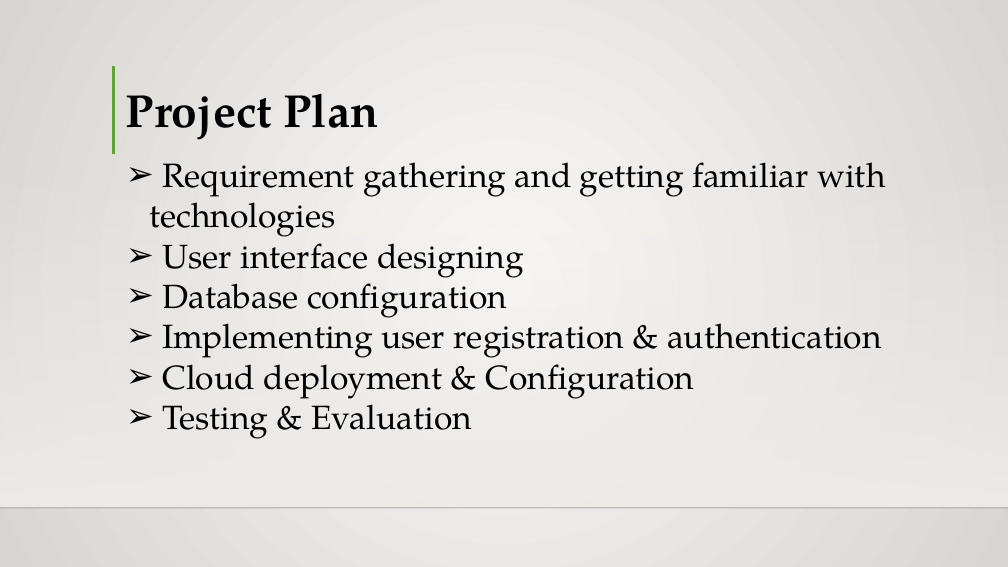
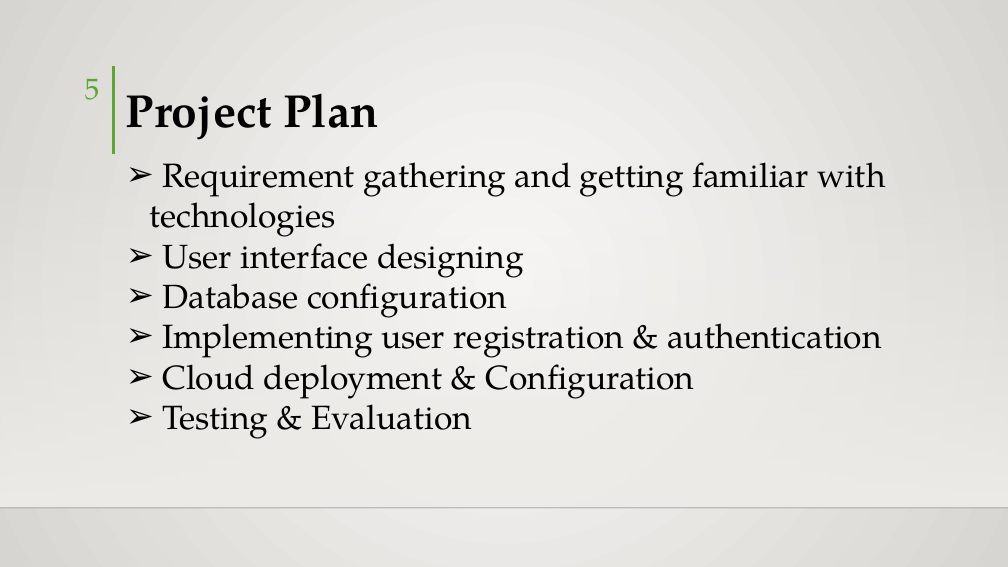
Before and after one commit to hisni/CO227-Project, a slide deck: slide 5 of Presantation/Presentation - Final.pptx. Drawn at 1008x567 pixels with LibreOffice and Linux fonts; fonts in the diff are those of the drawing; background and template pictures are left out. Boxes give left, top, right and bottom in pixels: in the first picture for what was removed or moved away, otherwise in the second. Text is boxed around its words. In the diff, an @@ line names an element or a change of style, - is before the commit and + after.

```diff
--- a/Presantation/Presentation - Final.pptx
+++ b/Presantation/Presentation - Final.pptx
@@ page number added at <box>85,78,100,100</box>, 28 pt, text #5FA534 @@
+5
```
Also in this commit, not shown: 7 other slides changed.
